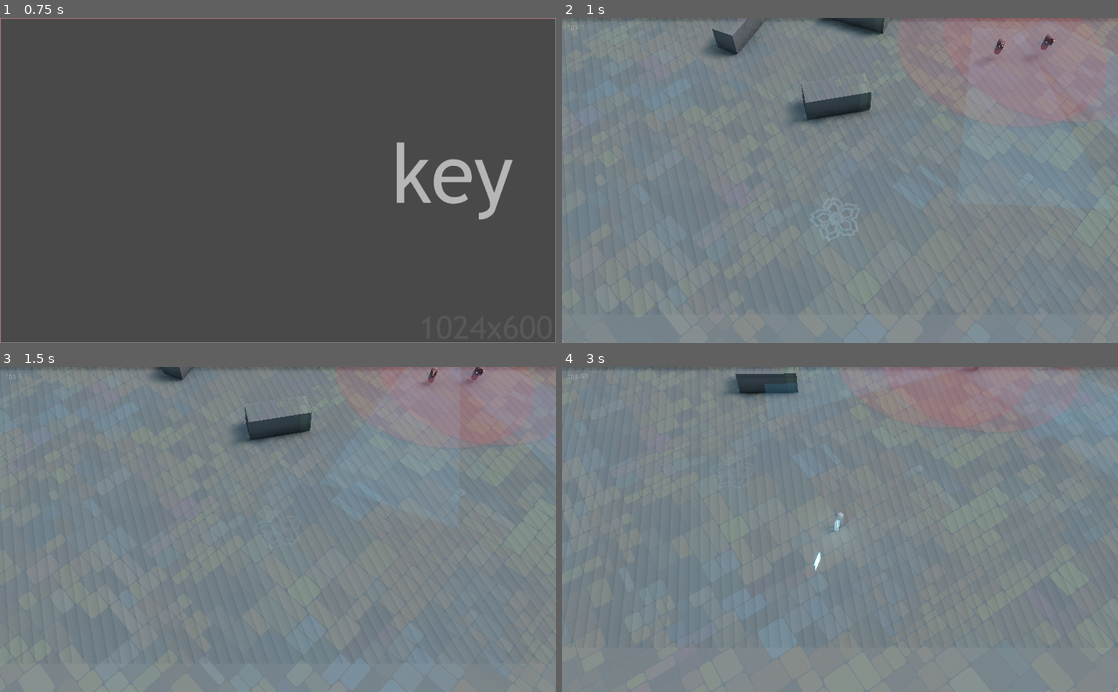
Above: before the commit, frames 1-4 (two rows, left to right).
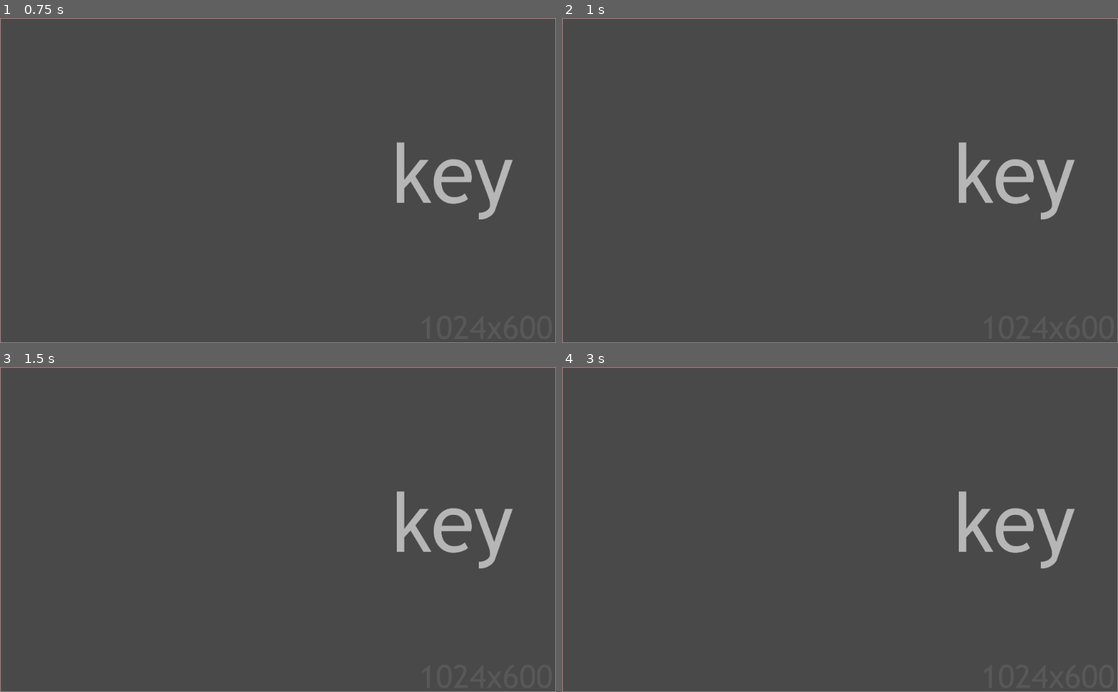
Above: after the commit, the same moments.

Repository: ioxu/key
Game: Godot game, scene res://scenes/splash.tscn
Same seed, same stepped clock (60 frames per second), same inputs: the game is played once before the commit and once after it.
Inputs (mouse positions are in pixels of both pictures, inside the frame that each line leads up to):
- Up to frame 1 (0.75 s): tap Enter at 0.5 s; move the mouse to (400, 164) at 0.52 s; hold D (move_right) from 0.53 s (still down); hold Left (camera_rotate_left) from 0.53 s (still down); click (400, 164) at 0.67 s
- Up to frame 2 (1 s): keep holding D (move_right); keep holding Left (camera_rotate_left); tap Space (jump) at 0.77 s
- Up to frame 3 (1.5 s): move the mouse to (166, 545) at 1.27 s; release D (move_right) at 1.28 s; release Left (camera_rotate_left) at 1.28 s; hold S (move_down) from 1.28 s (still down); tap Right (camera_rotate_right) at 1.35 s
- Up to frame 4 (3 s): tap Space (jump) at 1.52 s; move the mouse to (895, 458) at 2.02 s; release S (move_down) at 2.03 s; hold D (move_right) 2.03-2.78 s; click (895, 458) at 2.1 s; move the mouse to (812, 594) at 2.77 s; hold W (move_up) from 2.78 s (still down); tap Left (camera_rotate_left) at 2.85 s; click (812, 594) at 2.92 s

Frame 1 is identical in both runs. In frame 2, 99% of the frame differs, in the area x 0-100%, y 0-100%; in frame 3, 99%; in frame 4, 99%.

Commit message:
added timing for NPC accepting new NPC messages

Diff:
--- a/data/enemies/Enemy.gd
+++ b/data/enemies/Enemy.gd
@@ -52,6 +52,10 @@
 onready var hurt_meter = $MeshInstance/hurt_meter
 onready var fsm = $statemachine
 
+signal notify_allies
+onready var ally_notification_timer = Timer.new()
+var ally_notification_cooldown = 0.5
+
 
 func _ready():
 	age_offset_rng.randomize()
@@ -69,6 +73,9 @@
 	attack_move_timer.connect("timeout",self,"_on_attack_move_timer_timeout")
 	attack_move_timer.set_one_shot(true)
 
+	add_child(ally_notification_timer)
+	ally_notification_timer.set_one_shot(true)
+
 	weapon.visible = false
 
 	firing_noise_rng.seed = randi()
@@ -93,10 +100,7 @@
 	$CollisionShape.disabled = false
 	set_physics_process(true)
 	set_physics_process_internal(true)
-
 	$hurtbox.connect("bullet_hit", self, "bullet_hit")
-
-	#print("Enemy ready (", self.get_path(), ")\n   active: ", self.active)
 	self.toggle_active(self.active)
 
 
@@ -106,17 +110,10 @@
 	hurt_meter.set_factor( 1.0 - health/initial_health )
 
 	if fsm.state in ["idle", "search"]:
-#		if target:
-#			if (target as PointOfInterest):
-#				target.queue_free()
-#				target = null
-#
-#		var poi = point_of_interest_scene.instance()
-#		get_node("/root/").add_child(poi)
-#		poi.transform.origin = bullet.starting_position
-#		self.target = poi
 		set_new_poi_target(bullet.starting_position)
 		fsm.set_state("search")
+		ally_notification_timer.start(ally_notification_cooldown)
+		emit_signal("notify_allies", "new_search_point", self)
 
 	# die
 	if health <= 0.0:
@@ -174,6 +171,8 @@
 	$alert_icon.visible = true
 	attack_move = "rush"
 	attack_move_timer.start( attack_move_rng.randf_range(0.2, 0.5) )
+	ally_notification_timer.start(ally_notification_cooldown)
+	emit_signal("notify_allies", "enemy_spotted", self)
 
 
 func _attack(delta) -> void:
@@ -221,10 +220,12 @@
 
 func _attack_exit() -> void:
 	attack_move_timer.stop()
-
+	ally_notification_timer.stop()
 
 func _search_enter() -> void:
 	weapon.set_activated(false)
+	ally_notification_timer.start(ally_notification_cooldown)
+	emit_signal("notify_allies", "new_search_point", self)
 
 
 func _search(delta):
@@ -241,6 +242,10 @@
 				target.queue_free()
 				target = null
 			fsm.set_state("idle")
+
+
+func _search_exit() -> void:
+	ally_notification_timer.stop()
 
 
 # /states
@@ -423,15 +428,8 @@
 			target = null
 
 	if body.is_in_group("Player") and !self.is_queued_for_deletion() and is_instance_valid(self):
-		if (target as PointOfInterest):
-			target.queue_free()
-			target = null
-		target = null
 		if target_last_known_position:
-			var poi = point_of_interest_scene.instance()
-			get_node("/root/").add_child(poi)
-			poi.transform.origin = target_last_known_position * Vector3(1.0, 0.0, 1.0)
-			self.target = poi
+			set_new_poi_target(target_last_known_position)
 			fsm.set_state("search")
 		else:
 			weapon.visible = false
@@ -440,18 +438,37 @@
 		$vision_raycast.stop()
 
 
-func set_new_poi_target(position: Vector3):
+func clear_poi_target():
 		if target:
 			if (target as PointOfInterest):
 				target.queue_free()
 				target = null
 
+
+func set_new_poi_target(position: Vector3):
+		clear_poi_target()
 		var poi = point_of_interest_scene.instance()
 		get_node("/root/").add_child(poi)
 		poi.transform.origin = position * Vector3(1.0, 0.0, 1.0)
 		self.target = poi
 
 
+func _on_ally_notification(notification_type:String, emitter ):
+	if ally_notification_timer.get_time_left() <= 0.0:
+		match notification_type:
+			"new_search_point":
+				if emitter.target:
+					set_new_poi_target(emitter.target.transform.origin)
+					if fsm.state != "search":
+						fsm.set_state("search")
+			"enemy_spotted":
+				clear_poi_target()
+				if emitter.target:
+					target = emitter.target
+					if fsm.state != "search":
+						fsm.set_state("search")
+
+
 func _on_VisibilityNotifier_camera_entered(camera):
 	# return to full processing
 	#print(self.get_path(), " entered camera")
--- a/data/enemies/Enemy.tscn
+++ b/data/enemies/Enemy.tscn
@@ -11,6 +11,7 @@
 [ext_resource path="res://data/shaders/sight_line.material" type="Material" id=9]
 [ext_resource path="res://data/weapons/pulse_shard/pulse_shard.tscn" type="PackedScene" id=10]
 [ext_resource path="res://data/enemies/sensable_area.gd" type="Script" id=11]
+[ext_resource path="res://data/enemies/sensing_area.gd" type="Script" id=12]
 
 [sub_resource type="CapsuleShape" id=1]
 radius = 0.55
@@ -82,6 +83,7 @@
 collision_layer = 4
 collision_mask = 15
 script = ExtResource( 2 )
+initial_health = 300.0
 movement_speed = 500.0
 rush_speed = 600.0
 
@@ -161,6 +163,7 @@
 These sensable areas emit signals that overlapping sensing areas can recieve."
 }
 sibling_sensing_area = NodePath("../sensing_area")
+parent_npc = NodePath("..")
 
 [node name="CollisionShape" type="CollisionShape" parent="sensable_area"]
 shape = SubResource( 10 )
@@ -168,9 +171,11 @@
 [node name="sensing_area" type="Area" parent="." groups=[
 "npc_sensing_area",
 ]]
+script = ExtResource( 12 )
 __meta__ = {
 "_editor_description_": "Areas that recieve messages from sensable areas."
 }
+parent_npc = NodePath("..")
 
 [node name="CollisionShape" type="CollisionShape" parent="sensing_area"]
 shape = SubResource( 11 )
--- a/data/enemies/sensable_area.gd
+++ b/data/enemies/sensable_area.gd
@@ -1,21 +1,23 @@
 extends Area
 
 export(NodePath) var sibling_sensing_area
+export(NodePath) var parent_npc
 
 func _ready():
 	sibling_sensing_area = get_node( sibling_sensing_area )
+	parent_npc = get_node(parent_npc)
 
 
 func _on_sensable_area_area_entered(area):
 	if is_valid_area(area):
-		print(self.get_path(), " area entered ", area.get_path())
-		# connect signals
+		#print(self.get_path(), " area entered ", area.get_path())
+		parent_npc.connect("notify_allies", area.parent_npc, "_on_ally_notification")
 
 
 func _on_sensable_area_area_exited(area):
 	if is_valid_area(area):
-		print(self.get_path(), " area exited ", area.get_path())
-		# disconnect signals
+		#print(self.get_path(), " area exited ", area.get_path())
+		parent_npc.disconnect("notify_allies", area.parent_npc, "_on_ally_notification")
 
 
 func is_valid_area(area):
--- a/data/scripts/travel_path_line.gd
+++ b/data/scripts/travel_path_line.gd
@@ -43,7 +43,7 @@
 #	begin(Mesh.PRIMITIVE_POINTS)
 #	for i in range(p_size):
 #		if i !=0:
-#			set_color(trail_colour * Color(1.0, 1.0, 1.0, falloff_lut(float(i)/p_size)))
+#			set_color(trail_colour * Color(1.0, 1.0, 1.0, falloff_lut.interpolate_baked(float(i)/p_size)))
 #		else:
 #			set_color(trail_colour * Color(1.0, 1.0, 1.0, 0.0))
 #		add_vertex(point_array[i])
--- a/data/statemachine/enemy/enemyFSM.gd
+++ b/data/statemachine/enemy/enemyFSM.gd
@@ -41,4 +41,4 @@
 		"attack":
 			parent._attack_exit()
 		"search":
-			pass
+			parent._search_exit()
--- a/scenes/level.tscn
+++ b/scenes/level.tscn
@@ -134,23 +134,15 @@
 
 [node name="Enemy2" parent="." instance=ExtResource( 4 )]
 transform = Transform( -0.978129, 0, -0.207997, 0, 1, 0, 0.207997, 0, -0.978129, -6.37104, 1.18355, -6.571 )
-visible = false
-active = false
 
 [node name="Enemy3" parent="." instance=ExtResource( 4 )]
 transform = Transform( 0.85879, 0, -0.512328, 0, 1, 0, 0.512328, 0, 0.85879, -6.81125, 1.18355, 3.10482 )
-visible = false
-active = false
 
 [node name="Enemy4" parent="." instance=ExtResource( 4 )]
 transform = Transform( -0.988788, 0, -0.149328, 0, 1, 0, 0.149328, 0, -0.988788, -5.73695, 1.18355, 7.08563 )
-visible = false
-active = false
 
 [node name="Enemy5" parent="." instance=ExtResource( 4 )]
 transform = Transform( -0.628574, 0, 0.777749, 0, 1, 0, -0.777749, 0, -0.628574, -6.79825, 1.18355, 5.29928 )
-visible = false
-active = false
 
 [node name="Enemy" parent="." instance=ExtResource( 4 )]
 transform = Transform( -0.138308, 0, -0.990389, 0, 1, 0, 0.990389, 0, -0.138308, 9.53898, 1.35873, -11.093 )
@@ -160,15 +152,9 @@
 
 [node name="Enemy7" parent="." instance=ExtResource( 4 )]
 transform = Transform( 0.71385, 0, -0.700299, 0, 1, 0, 0.700299, 0, 0.71385, 1.50697, 1.18355, -10.0407 )
-visible = false
-active = false
 
 [node name="Enemy8" parent="." instance=ExtResource( 4 )]
 transform = Transform( 0.558035, 0, 0.829817, 0, 1, 0, -0.829817, 0, 0.558035, -6.27513, 1.18355, -7.91761 )
-visible = false
-active = false
 
 [node name="Enemy9" parent="." instance=ExtResource( 4 )]
 transform = Transform( 0.998067, 0, -0.0621459, 0, 1, 0, 0.0621459, 0, 0.998067, -4.24115, 1.18355, -7.49295 )
-visible = false
-active = false
--- a/scripts/game.gd
+++ b/scripts/game.gd
@@ -41,6 +41,7 @@
 	elif event.is_action_pressed("ui_reset"):
 		get_tree().reload_current_scene()
 
+
 func resize():
 	var root = get_node("/root")
 	var resolution = root.get_visible_rect() #root.get_rect()
Not shown: 1 places in data/enemies/Enemy.tscn that only renumber resources
